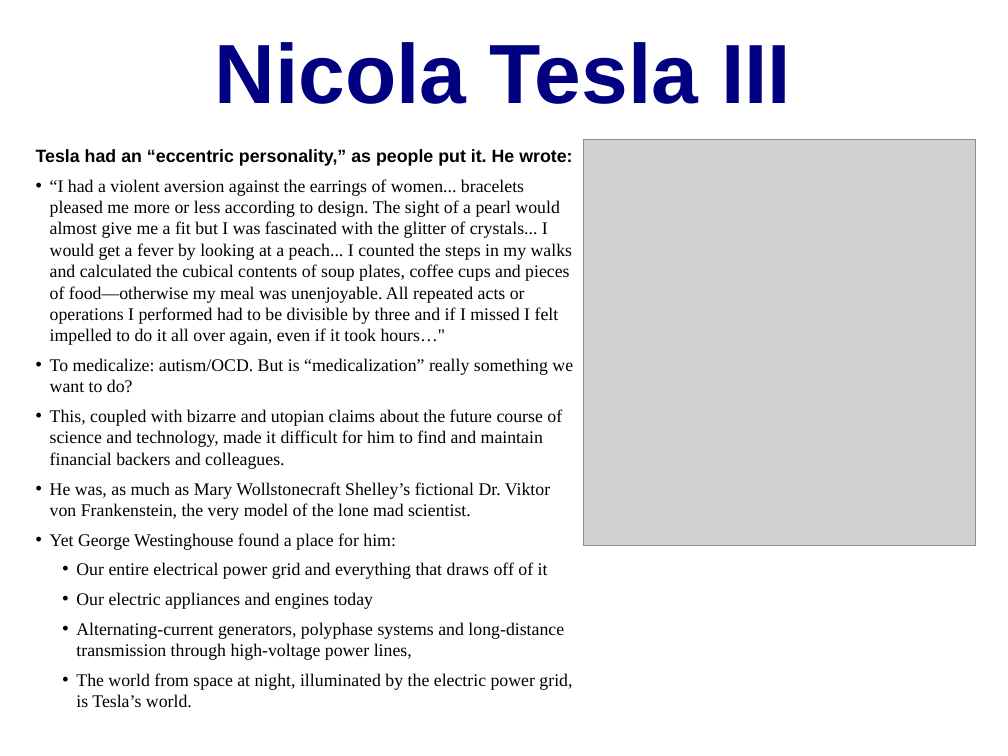
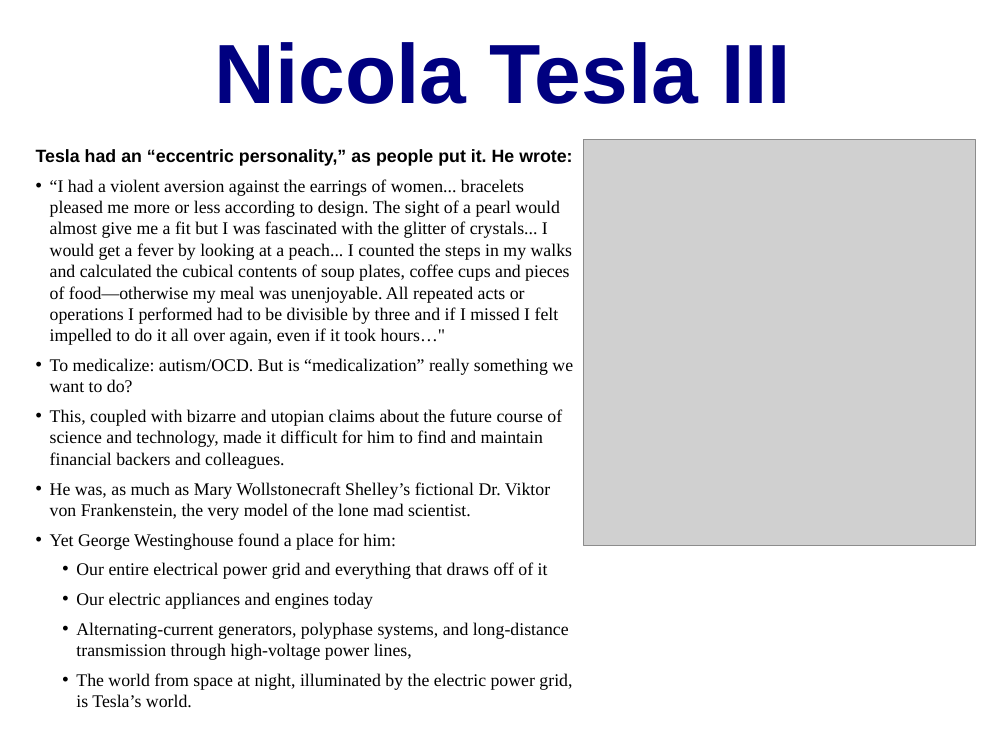
Before and after one commit to DavidLJ/public-files, a slide deck: slide 36 of econ-115-lecture-2.pptx. Drawn at 1008x756 pixels with LibreOffice and Linux fonts; fonts in the diff are those of the drawing; grey boxes stand for pictures. Boxes give left, top, right and bottom in pixels: in the first picture for what was removed or moved away, otherwise in the second. Text is boxed around its words. In the diff, an @@ line names an element or a change of style, - is before the commit and + after.

```diff
--- a/econ-115-lecture-2.pptx
+++ b/econ-115-lecture-2.pptx
@@ text at (76, 622, 569, 660): text changed @@
-  • Alternating-current generators, polyphase systems and long-distance transmission through high-voltage power lines,
+  • Alternating-current generators, polyphase systems, and long-distance transmission through high-voltage power lines,
```
Also in this commit, not shown: 9 other slides changed, 1 slide added.
